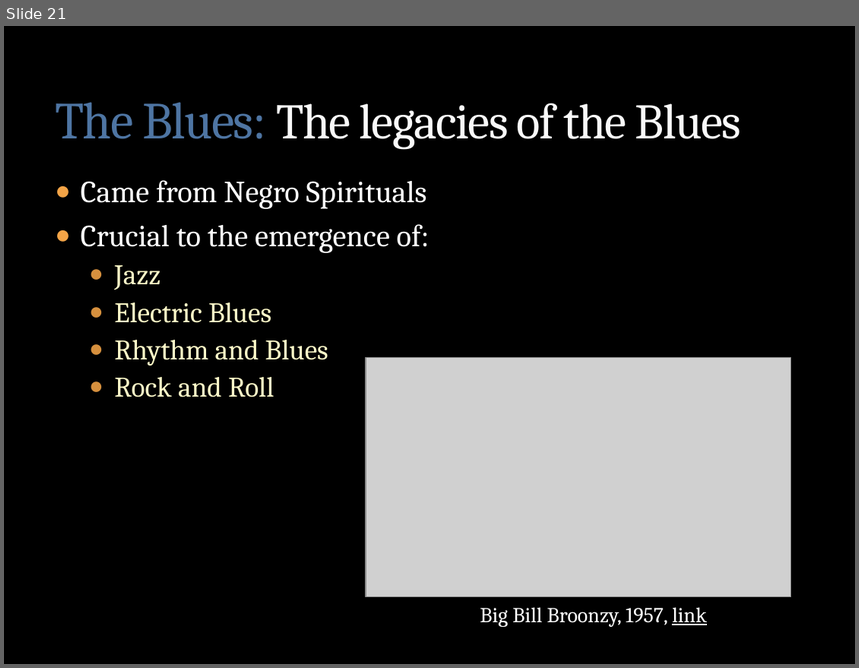
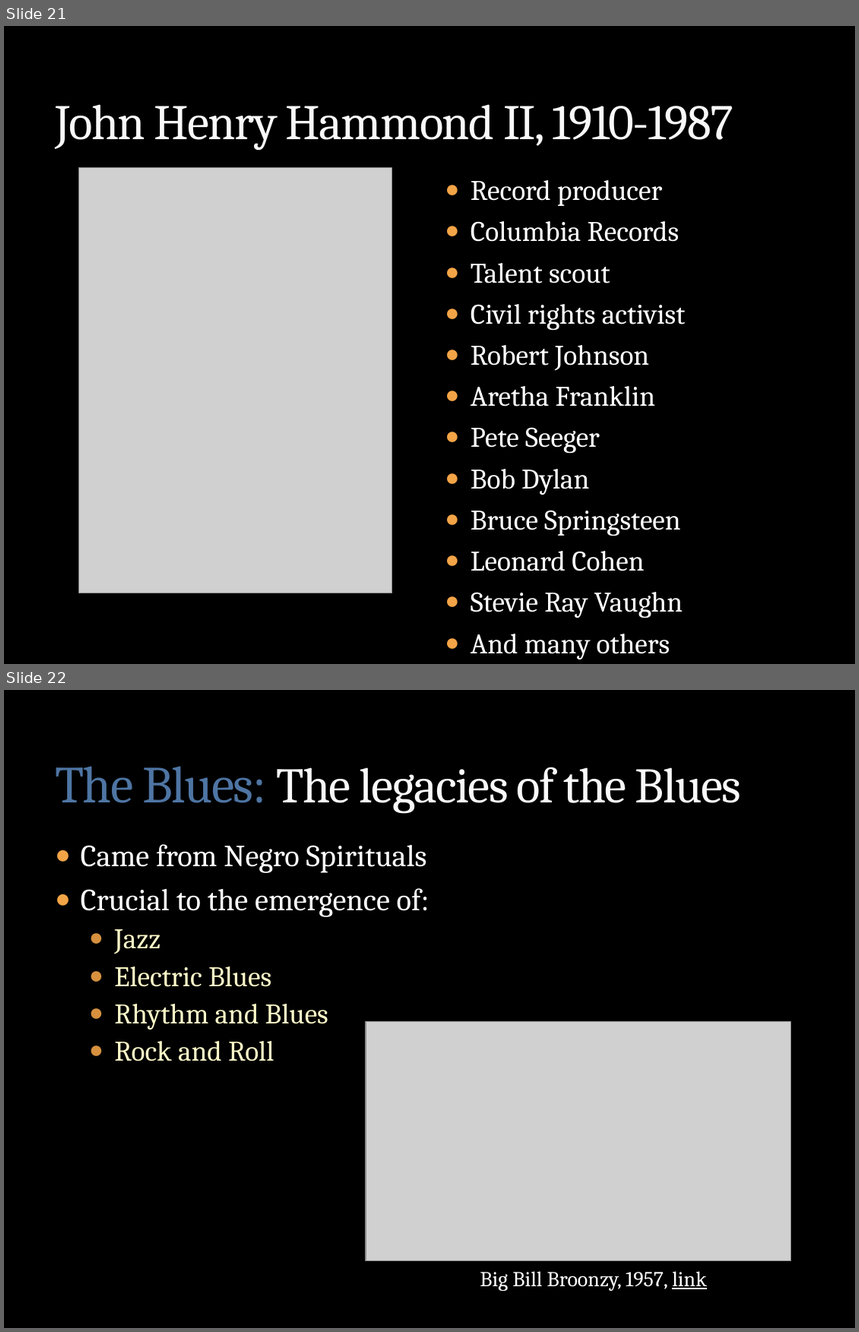
Before and after one commit to mrbaker1917/website, a slide deck: HSTR121/ppts/History_Rock_Intro.pptx. Shown one above the other, each under a label of ours: slide 21 before the commit, slides 21 and 22 after it. The pictures are 859x668 and 859x1332 pixels, drawn with LibreOffice and Linux fonts; fonts in the diff are those of the drawing; grey boxes stand for pictures; background and template pictures are left out. Boxes give left, top, right and bottom in pixels: in the first picture for what was removed or moved away, otherwise in the second. Text is boxed around its words. In the diff, an @@ line names an element or a change of style, - is before the commit and + after.

Commit message:
added John Hammond

```diff
--- a/HSTR121/ppts/History_Rock_Intro.pptx
+++ b/HSTR121/ppts/History_Rock_Intro.pptx
@@ slide 21 added at bbox=[4, 26, 855, 664], background picture (left out) @@
@@ title added at bbox=[55, 104, 734, 151], 42 pt, text #F9F9F9 @@
+John Henry Hammond II, 1910-1987
@@ picture added at bbox=[79, 168, 392, 594] @@
@@ text added at bbox=[471, 180, 686, 660], 24.1 pt, text #FFFFFF @@
+● Record producer
+● Columbia Records
+● Talent scout
+● Civil rights activist
+● Robert Johnson
+● Aretha Franklin
+● Pete Seeger
+● Bob Dylan
+● Bruce Springsteen
+● Leonard Cohen
+● Stevie Ray Vaughn
+● And many others
@@ what was slide 21 is now slide 22 @@
```
Also in this commit, not shown: 1 other file.
